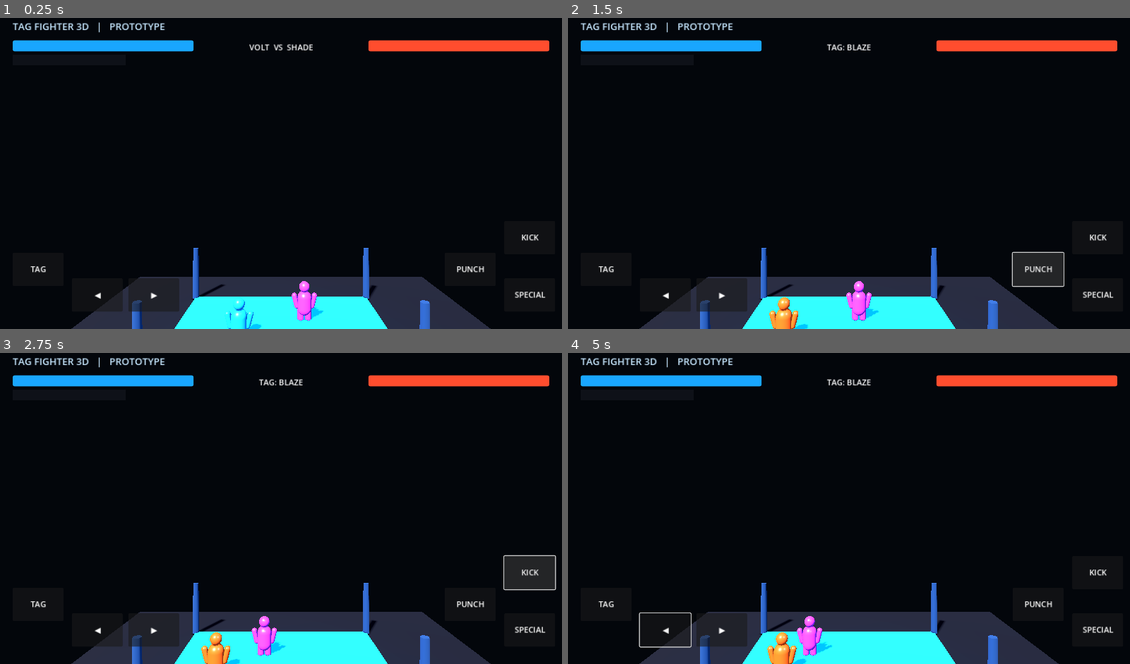
Above: before the commit, frames 1-4 (two rows, left to right).
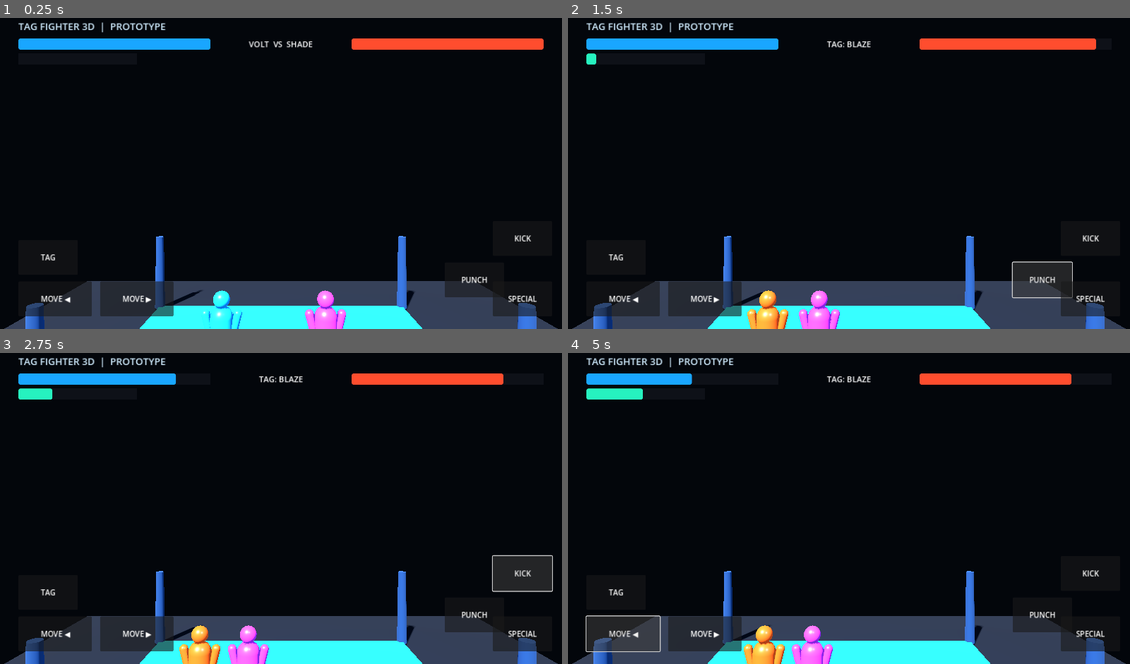
Above: after the commit, the same moments.

Repository: golukumar981884-dev/neon-clash
Game: Godot game, scene res://scenes/main.tscn
Two runs of this game, one before a commit and one after it. Both use one fixed random seed, a clock stepped at 60 frames per second and the inputs below.
Inputs (mouse positions are in pixels of both pictures, inside the frame that each line leads up to):
- Up to frame 1 (0.25 s): no input
- Up to frame 2 (1.5 s): click "TAG" at 0.5 s; click "PUNCH" at 1.25 s
- Up to frame 3 (2.75 s): click "KICK" at 2 s
- Up to frame 4 (5 s): click "SPECIAL" at 2.75 s; click (663, 629) at 3.5 s, where only the run before the commit has a clickable "◀"; click (624, 632) at 4.25 s, where only the run after the commit has a clickable "MOVE ◀"

The runs differ from the first frame. In frame 1, 10% of the frame differs, in the area x 0-100%, y 1-100%; in frame 2, 11%; in frame 3, 11%; in frame 4, 12%.

Commit message:
Improve fight camera, controls and opponent AI

Diff:
--- a/scripts/main.gd
+++ b/scripts/main.gd
@@ -32,8 +32,8 @@
     plane.size = Vector2(24, 18)
     floor.mesh = plane
     var mat := StandardMaterial3D.new()
-    mat.albedo_color = Color(0.035, 0.055, 0.09)
-    mat.roughness = 0.72
+    mat.albedo_color = Color(0.055, 0.075, 0.11)
+    mat.roughness = 0.78
     floor.material_override = mat
     floor.position.y = -0.08
     add_child(floor)
@@ -73,38 +73,38 @@
     env.background_mode = Environment.BG_COLOR
     env.background_color = Color(0.012, 0.022, 0.045)
     env.ambient_light_source = Environment.AMBIENT_SOURCE_COLOR
-    env.ambient_light_color = Color(0.48, 0.58, 0.78)
-    env.ambient_light_energy = 0.85
+    env.ambient_light_color = Color(0.58, 0.66, 0.82)
+    env.ambient_light_energy = 1.0
     env.tonemap_mode = Environment.TONE_MAPPER_FILMIC
     world.environment = env
     add_child(world)
 
     var sun := DirectionalLight3D.new()
     sun.rotation_degrees = Vector3(-48, -28, 0)
-    sun.light_energy = 1.8
+    sun.light_energy = 2.0
     sun.shadow_enabled = true
     add_child(sun)
 
     var fill := OmniLight3D.new()
     fill.position = Vector3(0, 5, 3)
     fill.light_color = Color(0.2, 0.55, 1.0)
-    fill.light_energy = 2.0
+    fill.light_energy = 2.2
     fill.omni_range = 14.0
     add_child(fill)
 
 func _make_camera() -> void:
     var camera := Camera3D.new()
-    camera.position = Vector3(0, 9.0, 17.5)
-    camera.look_at(Vector3(0, 1.1, 0), Vector3.UP)
-    camera.fov = 54
+    camera.position = Vector3(0, 6.8, 13.2)
+    camera.look_at(Vector3(0, 1.15, 0), Vector3.UP)
+    camera.fov = 48
     add_child(camera)
     camera.current = true
 
 func _spawn_teams() -> void:
-    var a1 = _new_fighter("VOLT", Color(0.12, 0.58, 1.0), Vector3(-2.2, 0, 1.2))
-    var a2 = _new_fighter("BLAZE", Color(1.0, 0.35, 0.12), Vector3(-3.4, 0, 1.2))
-    var b1 = _new_fighter("SHADE", Color(0.75, 0.22, 0.95), Vector3(2.2, 0, -1.2))
-    var b2 = _new_fighter("TITAN", Color(0.95, 0.72, 0.12), Vector3(3.4, 0, -1.2))
+    var a1 = _new_fighter("VOLT", Color(0.12, 0.58, 1.0), Vector3(-2.2, 0, 0))
+    var a2 = _new_fighter("BLAZE", Color(1.0, 0.35, 0.12), Vector3(-3.2, 0, 0))
+    var b1 = _new_fighter("SHADE", Color(0.75, 0.22, 0.95), Vector3(2.2, 0, 0))
+    var b2 = _new_fighter("TITAN", Color(0.95, 0.72, 0.12), Vector3(3.2, 0, 0))
     team_a = [a1, a2]
     team_b = [b1, b2]
     a1.rotation.y = PI
@@ -138,32 +138,32 @@
     hud.add_child(ui)
 
     var title := Label.new()
-    title.text = "TAG FIGHTER 3D   |   PROTOTYPE"
-    title.anchor_left = 0.025
+    title.text = "TAG FIGHTER 3D  |  PROTOTYPE"
+    title.anchor_left = 0.035
     title.anchor_top = 0.025
     title.add_theme_font_size_override("font_size", 22)
-    title.add_theme_color_override("font_color", Color(0.78, 0.91, 1))
+    title.add_theme_color_override("font_color", Color(0.82, 0.93, 1))
     ui.add_child(title)
 
-    health_a = _bar(0.025, 0.09, 0.32, Color(0.1, 0.65, 1))
-    health_b = _bar(0.655, 0.09, 0.32, Color(1, 0.3, 0.18))
-    power_a = _bar(0.025, 0.135, 0.20, Color(0.15, 0.95, 0.75))
+    health_a = _bar(0.035, 0.085, 0.34, Color(0.1, 0.65, 1))
+    health_b = _bar(0.625, 0.085, 0.34, Color(1, 0.3, 0.18))
+    power_a = _bar(0.035, 0.132, 0.21, Color(0.15, 0.95, 0.75))
 
     status_label = Label.new()
-    status_label.anchor_left = 0.42
-    status_label.anchor_top = 0.095
-    status_label.anchor_right = 0.58
+    status_label.anchor_left = 0.39
+    status_label.anchor_top = 0.085
+    status_label.anchor_right = 0.61
     status_label.horizontal_alignment = HORIZONTAL_ALIGNMENT_CENTER
     status_label.add_theme_font_size_override("font_size", 18)
     status_label.add_theme_color_override("font_color", Color.WHITE)
     ui.add_child(status_label)
 
-    _add_button("TAG", 0.025, 0.76, 0.09, 0.105, "tag")
-    _add_button("◀", 0.13, 0.84, 0.09, 0.105, "left")
-    _add_button("▶", 0.23, 0.84, 0.09, 0.105, "right")
-    _add_button("PUNCH", 0.79, 0.76, 0.09, 0.105, "punch")
-    _add_button("KICK", 0.895, 0.66, 0.09, 0.105, "kick")
-    _add_button("SPECIAL", 0.895, 0.84, 0.09, 0.105, "special")
+    _add_button("TAG", 0.035, 0.72, 0.105, 0.11, "tag")
+    _add_button("MOVE ◀", 0.035, 0.85, 0.13, 0.11, "left")
+    _add_button("MOVE ▶", 0.18, 0.85, 0.13, 0.11, "right")
+    _add_button("PUNCH", 0.79, 0.79, 0.105, 0.11, "punch")
+    _add_button("KICK", 0.875, 0.66, 0.105, 0.11, "kick")
+    _add_button("SPECIAL", 0.875, 0.85, 0.105, 0.11, "special")
 
 func _bar(anchor_x: float, anchor_y: float, width: float, color: Color) -> ProgressBar:
     var bar := ProgressBar.new()
@@ -194,7 +194,7 @@
     button.anchor_top = y
     button.anchor_right = x + w
     button.anchor_bottom = y + h
-    button.add_theme_font_size_override("font_size", 18)
+    button.add_theme_font_size_override("font_size", 17)
     button.add_theme_color_override("font_color", Color.WHITE)
     button.button_down.connect(_on_button_down.bind(action))
     button.button_up.connect(_on_button_up.bind(action))
@@ -232,6 +232,7 @@
     team_a[active_a].visible = false
     team_a[active_a].is_active = false
     active_a = 1 - active_a
+    team_a[active_a].position = Vector3(maxf(-3.6, team_a[1 - active_a].position.x - 0.8), 0, 0)
     team_a[active_a].visible = true
     team_a[active_a].is_active = true
     _connect_opponents()
@@ -242,28 +243,32 @@
         return
     var player = team_a[active_a]
     if held_left:
-        player.position.x = maxf(-4.5, player.position.x - 3.2 * delta)
+        player.position.x = maxf(-4.5, player.position.x - 4.0 * delta)
     if held_right:
-        player.position.x = minf(0.2, player.position.x + 3.2 * delta)
-
+        player.position.x = minf(0.8, player.position.x + 4.0 * delta)
+
+    var enemy = team_b[active_b]
     ai_timer -= delta
-    var enemy = team_b[active_b]
-    if ai_timer <= 0.0 and enemy.health > 0.0:
-        ai_timer = 0.75
-        var distance = enemy.global_position.distance_to(player.global_position)
-        if distance > 2.35:
-            enemy.position.x = move_toward(enemy.position.x, player.position.x + 1.15, 0.8)
-        else:
-            enemy.attack(7.0)
+    var dx: float = player.global_position.x - enemy.global_position.x
+    enemy.rotation.y = PI if dx > 0.0 else 0.0
+    if absf(dx) > 1.8:
+        enemy.position.x = move_toward(enemy.position.x, player.position.x + (1.25 if dx > 0.0 else -1.25), 2.2 * delta)
+    elif ai_timer <= 0.0:
+        ai_timer = 0.85
+        enemy.attack(9.0)
+
     _refresh_hud()
     if team_b[active_b].health <= 0.0:
         team_b[active_b].visible = false
+        team_b[active_b].is_active = false
         active_b = 1 - active_b
         if team_b[active_b].health <= 0.0:
             match_over = true
             status_label.text = "YOU WIN!"
         else:
+            team_b[active_b].position = Vector3(2.8, 0, 0)
             team_b[active_b].visible = true
+            team_b[active_b].is_active = true
             _connect_opponents()
             status_label.text = "OPPONENT TAG!"
     if team_a[active_a].health <= 0.0:
